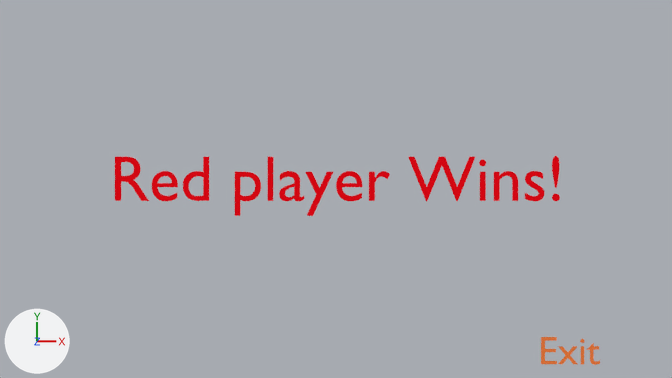
An edit to the Blender file xxmasterxx/Game met Exit.blend, drawn before and after from the same camera.
One viewpoint serves both versions: the file's camera 'Camera.003'. Every picture has the same lights, and +X, +Y and +Z are marked at lower left.

Objects in the first picture: 'Text.002', 'Text.005'.
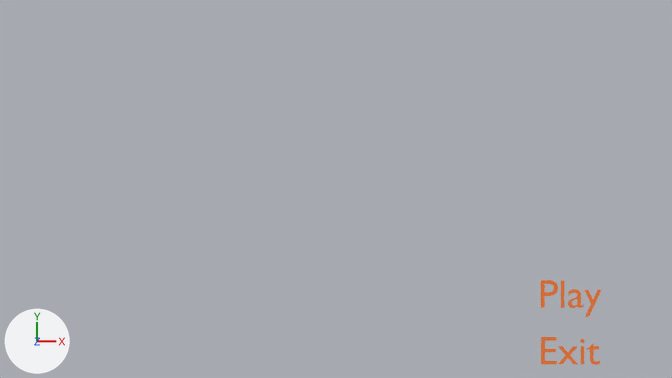
The newer file is also turned or shifted as a whole; pictures and numbers use the older file's frame.

Pixel boxes [x1, y1, x2, y2] of what changed, in the pictures (672 x 378 px):
'Text.002', deleted (red)
    before: [115, 156, 560, 216]
'Text.001', added (orange)
    after: [541, 280, 601, 317]

Diff of the bpy script that builds the scene:
```diff
--- a/xxmasterxx/Game met Exit.blend.py
+++ b/xxmasterxx/Game met Exit.blend.py
@@ me_cutext_002 @@
+me_cutext_002.from_pydata(...)  # 242 vertices, 238 faces; spans x 0.07..1.59, y -0.23..0.68, z 0.0
+me_cutext_002.materials.append(mat_menu)  # orange #e7783b
@@ ob_text_002 @@
-ob_text_002 = bpy.data.objects.new('Text.002', me_cutext_006)
-ob_text_002.location = (-5.67, -0.75, 0.0)
-ob_text_002.scale = (1.62, 1.62, 1.62)
@@ ob_text_001 @@
+ob_text_001 = bpy.data.objects.new('Text.001', me_cutext_002)
+ob_text_001.location = (5.02, -3.43, 0.0)
```
